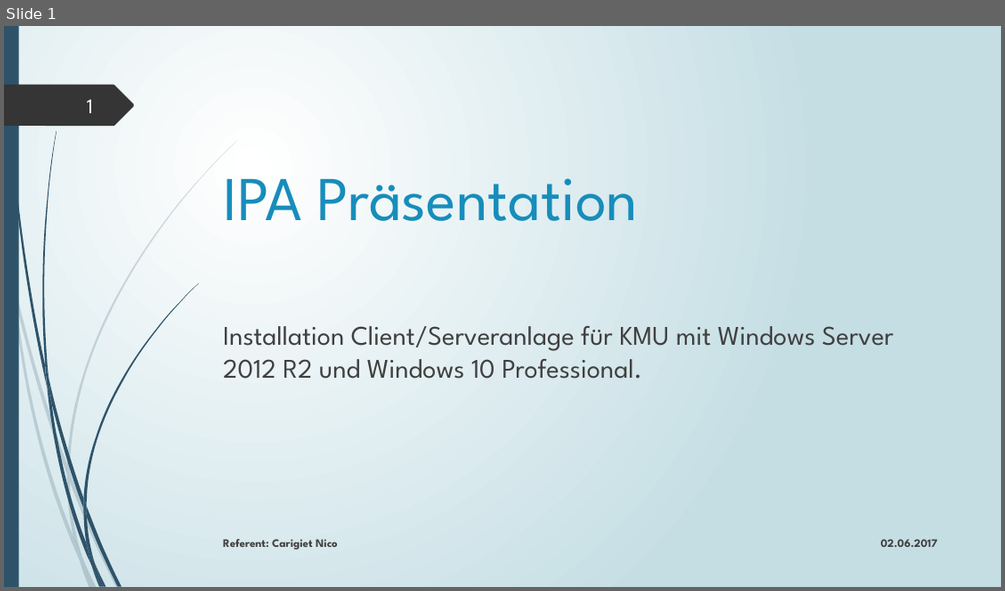
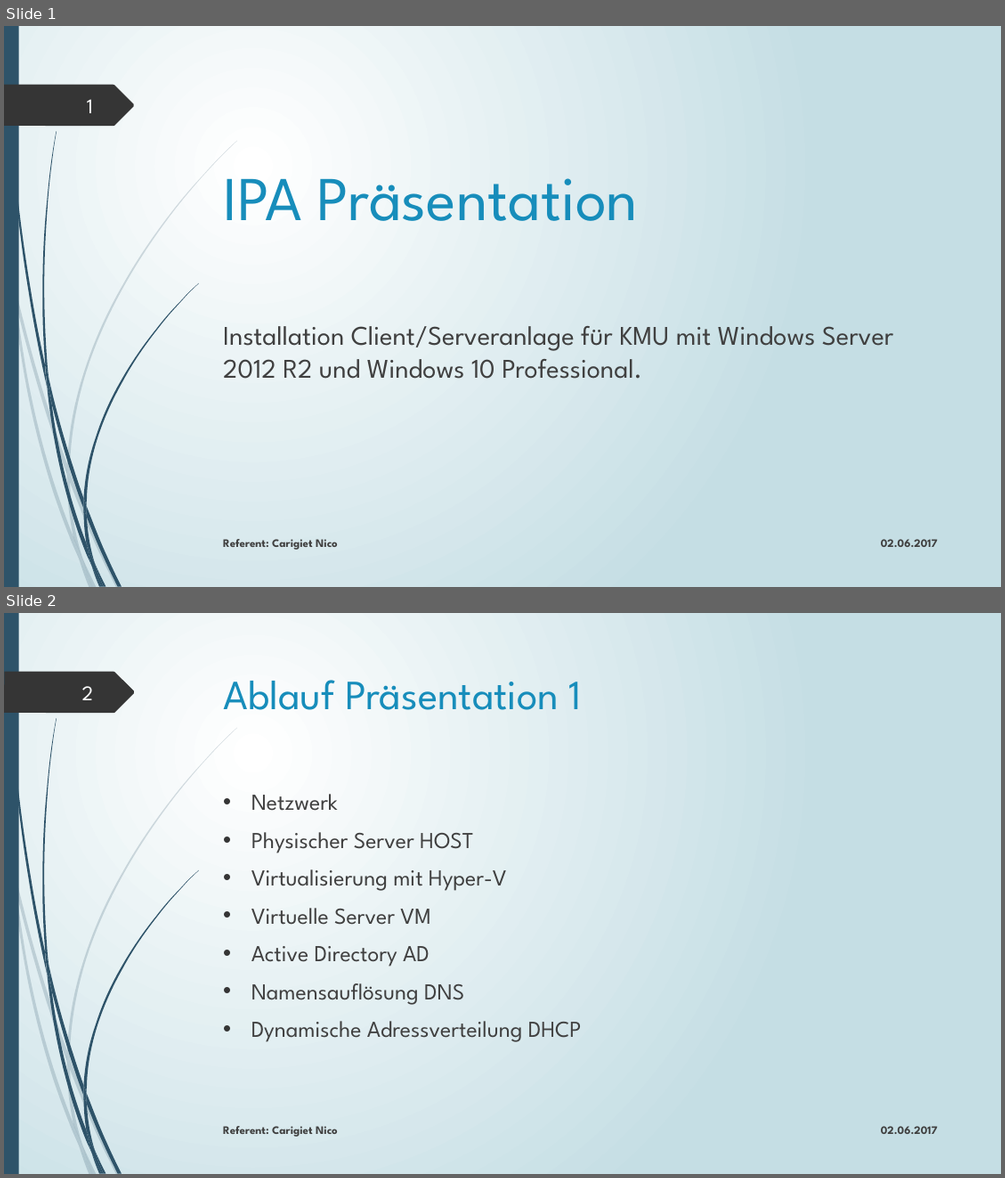
Before and after one commit to edecom/IPA, a slide deck: 4_Dokumente/48_Präsentation & Demonstration/IPA_Präsentation_Carigiet_Nico_20170529.pptx. Shown one above the other, each under a label of ours: slide 1 before the commit, slides 1 and 2 after it. The pictures are 1005x591 and 1005x1178 pixels, drawn with LibreOffice and Linux fonts; fonts in the diff are those of the drawing; background and template pictures are left out. Boxes give left, top, right and bottom in pixels: in the first picture for what was removed or moved away, otherwise in the second. Text is boxed around its words. In the diff, an @@ line names an element or a change of style, - is before the commit and + after.

```diff
--- a/4_Dokumente/48_Präsentation & Demonstration/IPA_Präsentation_Carigiet_Nico_20170529.pptx
+++ b/4_Dokumente/48_Präsentation & Demonstration/IPA_Präsentation_Carigiet_Nico_20170529.pptx
@@ slide 2 added at <box>4,613,1001,1174</box>, background gradient #FFFFFF to #C5DEE5; not listed: 23 template elements that a slide beside it also shows @@
@@ freeform shape added at <box>4,672,134,713</box>, fill #353535 @@
@@ page number added at <box>82,686,94,700</box>, 20 pt, text #FEFFFF @@
+2
@@ title added at <box>224,680,582,710</box>, 40 pt, text #178DBB @@
+Ablauf Präsentation 1
@@ text added at <box>251,794,582,1042</box>, 22 pt, text #404040 @@
+• Netzwerk
+• Physischer Server HOST
+• Virtualisierung mit Hyper-V
+• Virtuelle Server VM
+• Active Directory AD
+• Namensauflösung DNS
+• Dynamische Adressverteilung DHCP
@@ text added at <box>223,1126,338,1136</box>, 11 pt, text #404040, bold @@
+Referent: Carigiet Nico
@@ text added at <box>881,1126,938,1134</box>, 11 pt, text #404040, bold @@
+02.06.2017
```
Also in this commit, not shown: 6 slides changed, 14 other slides added, 12 other files.
